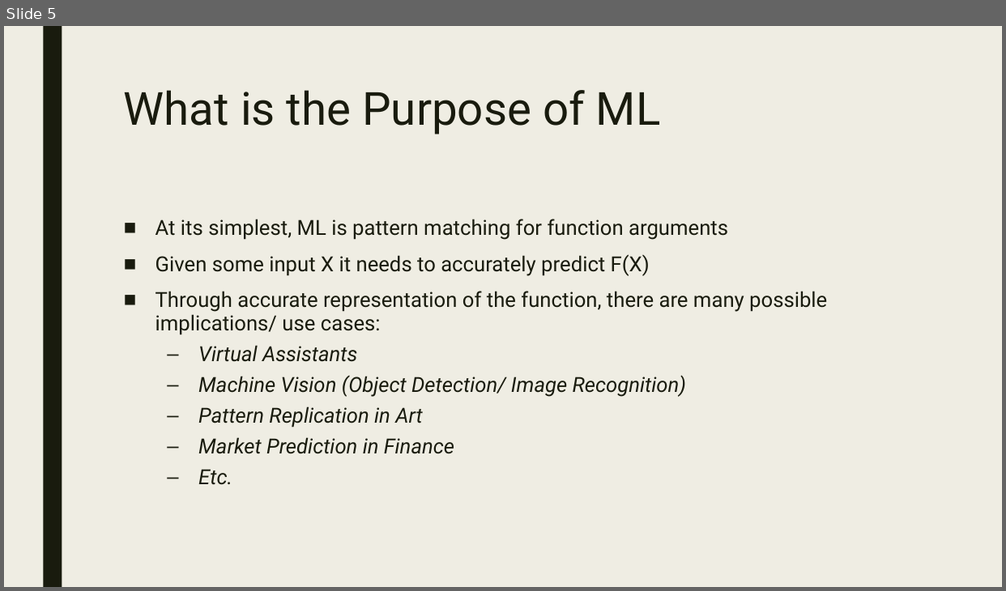
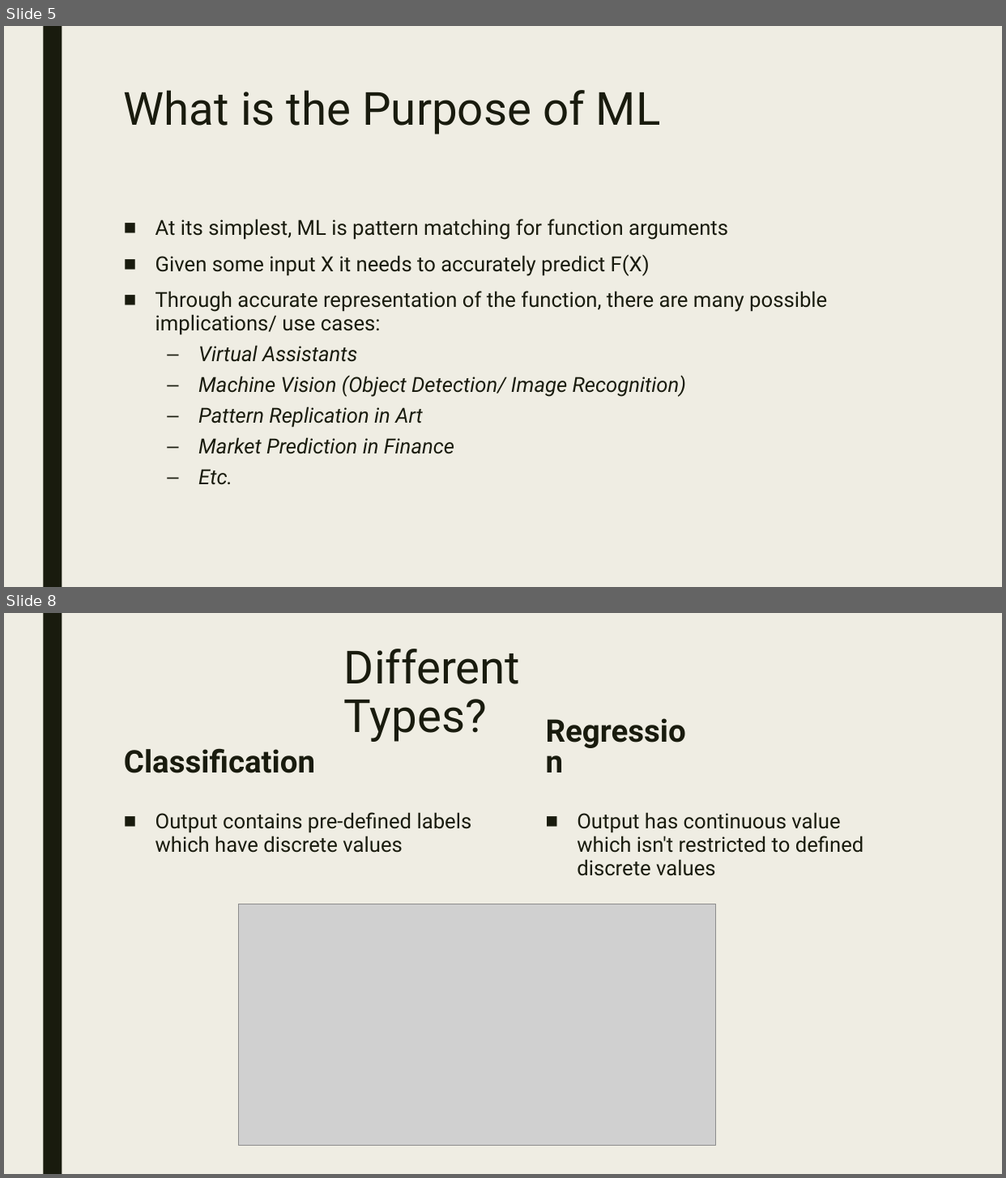
Before and after one commit to ConnorUsaty/MacAIEducation2023, a slide deck: Workshop_Slides/Workshop_1.pptx. Shown one above the other, each under a label of ours: slide 5 before the commit, slides 5 and 8 after it; the slides between them are not shown. The pictures are 1006x591 and 1006x1178 pixels, drawn with LibreOffice and Linux fonts; fonts in the diff are those of the drawing; grey boxes stand for pictures. Boxes give left, top, right and bottom in pixels: in the first picture for what was removed or moved away, otherwise in the second. Text is boxed around its words. In the diff, an @@ line names an element or a change of style, - is before the commit and + after.

```diff
--- a/Workshop_Slides/Workshop_1.pptx
+++ b/Workshop_Slides/Workshop_1.pptx
@@ slide 8 added at (4, 613, 1002, 1174), background #EFEDE3; not listed: 1 template element that a slide beside it also shows @@
@@ title added at (344, 649, 520, 742), 44 pt, text #191B0E @@
+Different Types?
@@ text added at (124, 748, 315, 773), 30 pt, text #191B0E, bold @@
+Classification
@@ text added at (539, 743, 701, 783), 30 pt, text #191B0E, bold @@
+Regression
@@ text added at (155, 812, 472, 853), 20 pt, text #191B0E @@
+■ Output contains pre-defined labels which have discrete values
@@ text added at (577, 812, 864, 876), 20 pt, text #191B0E @@
+■ Output has continuous value which isn't restricted to defined discrete values
@@ picture added at (238, 905, 716, 1146) @@
```
Also in this commit, not shown: 6 slides changed, 4 other slides added, 1 slide removed.
